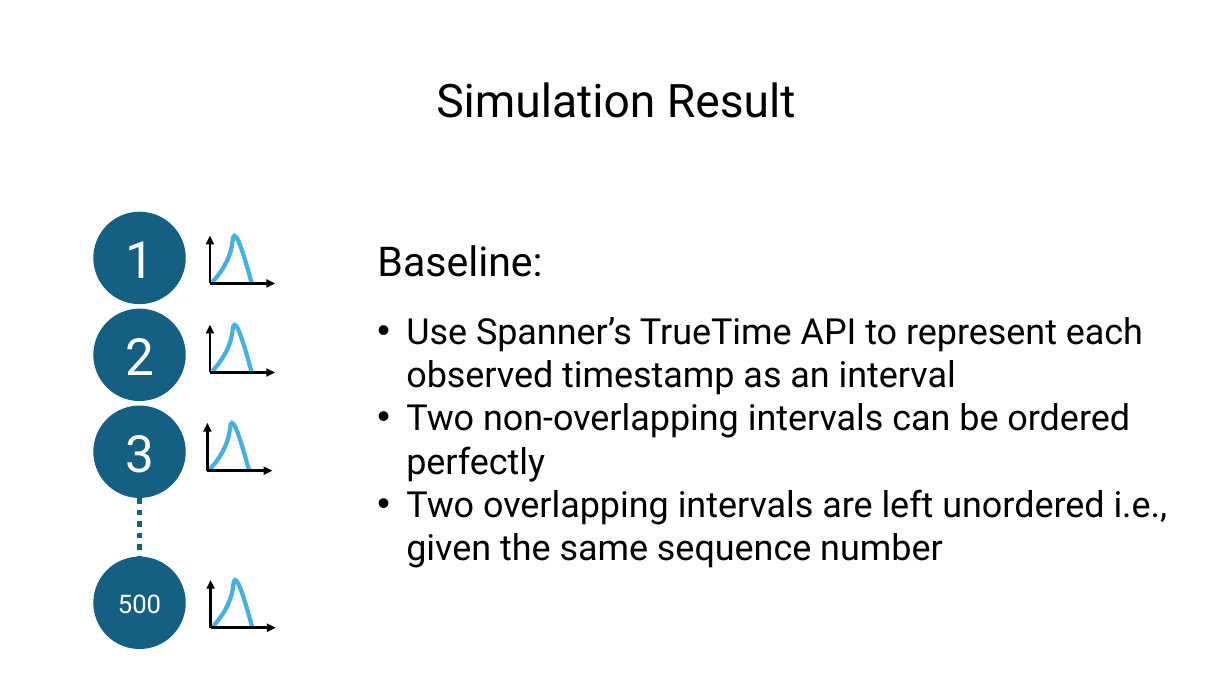
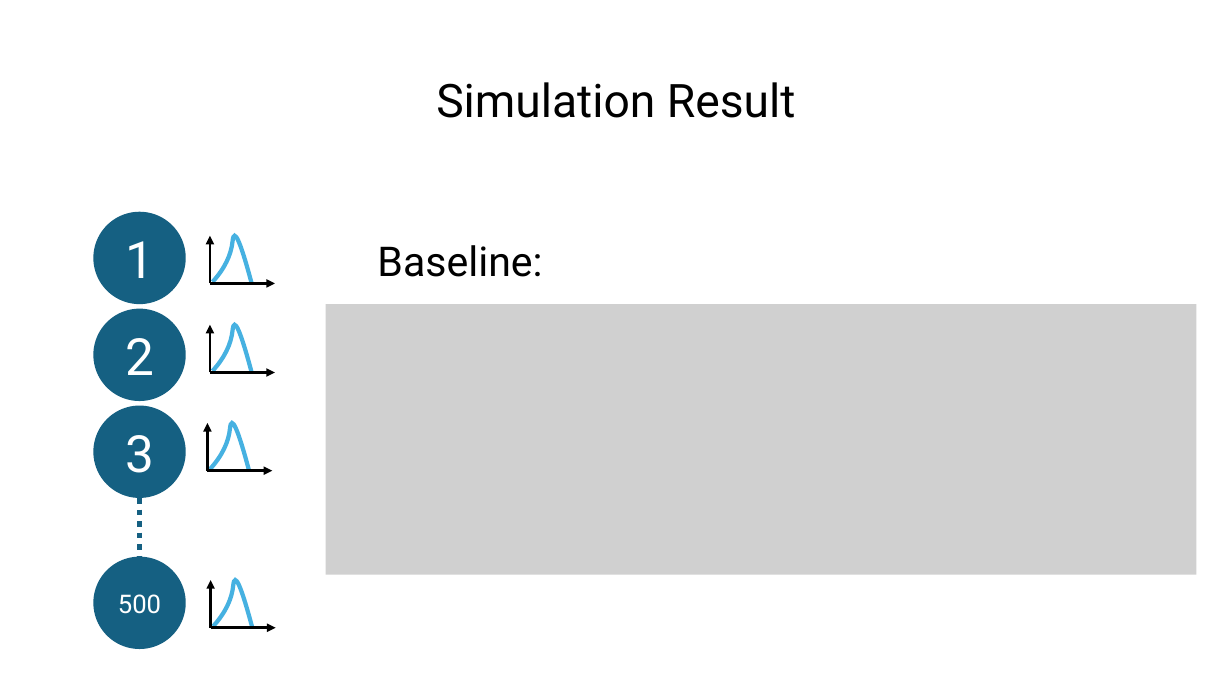
Before and after one commit to HaseebLUMS/Onyx-Presentation, a slide deck: slide 32 of tommy_hotnets_v2.pptx. Drawn at 1232x693 pixels with LibreOffice and Linux fonts; fonts in the diff are those of the drawing; grey boxes stand for pictures. Boxes give left, top, right and bottom in pixels: in the first picture for what was removed or moved away, otherwise in the second. Text is boxed around its words. In the diff, an @@ line names an element or a change of style, - is before the commit and + after.

Commit message:
updated

```diff
--- a/tommy_hotnets_v2.pptx
+++ b/tommy_hotnets_v2.pptx
@@ picture added at bbox=[325, 304, 1196, 575] @@
@@ text removed at bbox=[406, 317, 1168, 568] @@
-• Use Spanner’s TrueTime API to represent each observed timestamp as an interval
-• Two non-overlapping intervals can be ordered perfectly
-• Two overlapping intervals are left unordered i.e., given the same sequence number
```
